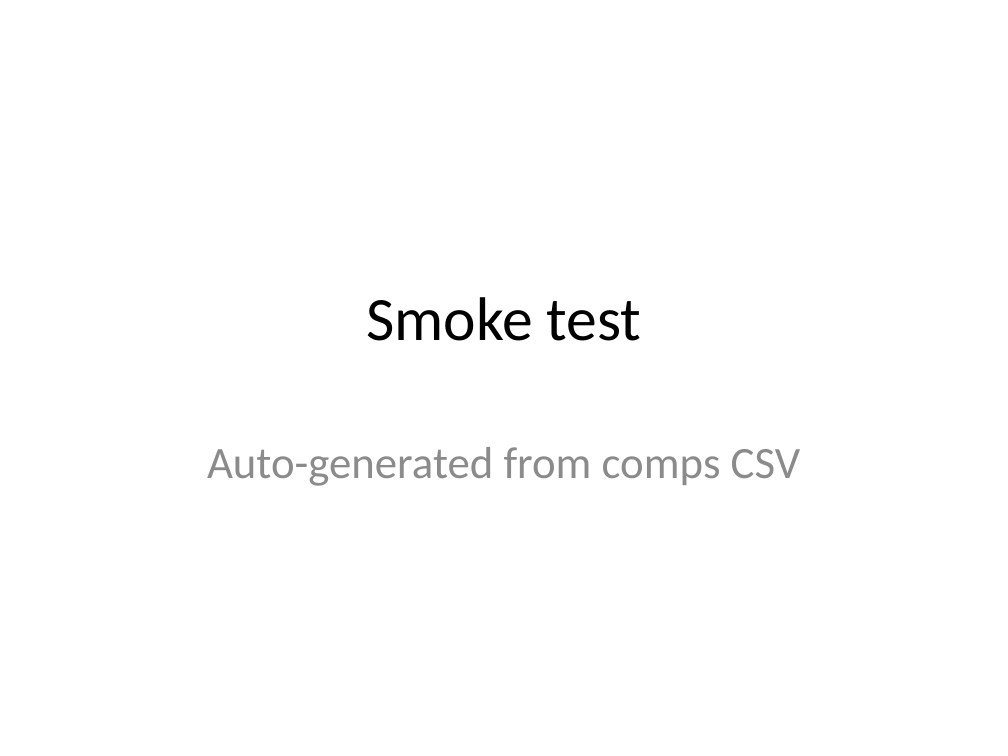
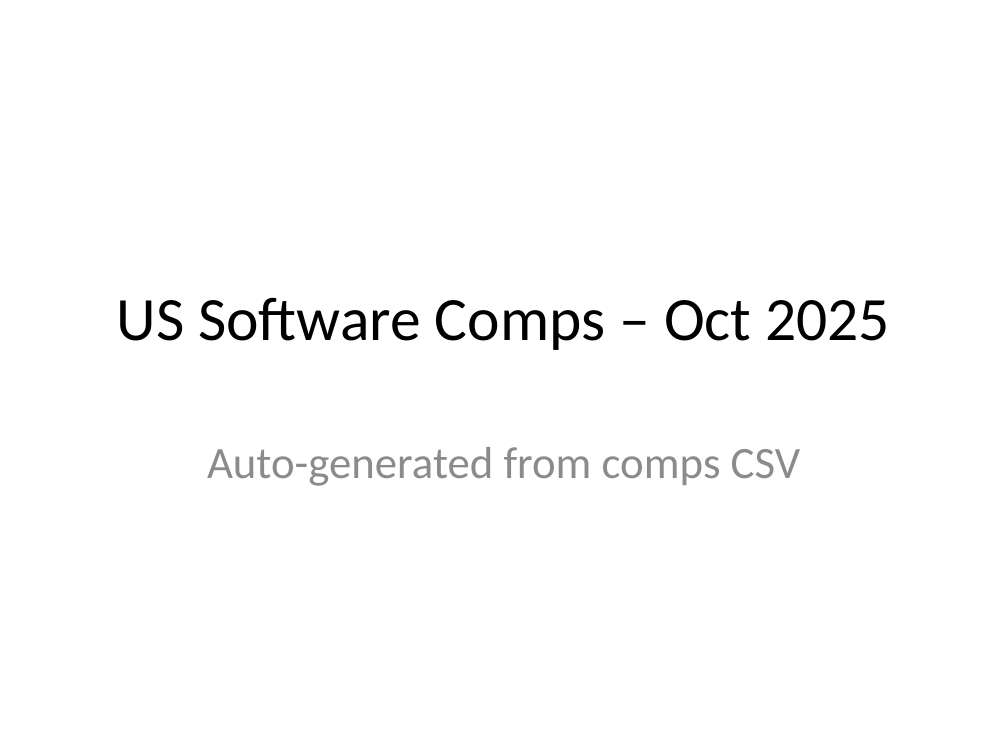
Before and after one commit to Mateusz-Olejniczak/ib_pitch_kit, a slide deck: slide 1 of output/test_run.pptx. Drawn at 1008x756 pixels with LibreOffice and Linux fonts; fonts in the diff are those of the drawing. Boxes give left, top, right and bottom in pixels: in the first picture for what was removed or moved away, otherwise in the second. Text is boxed around its words. In the diff, an @@ line names an element or a change of style, - is before the commit and + after.

```diff
--- a/output/test_run.pptx
+++ b/output/test_run.pptx
@@ title at (x1=117, y1=297, x2=890, y2=350): text changed @@
-Smoke test
+US Software Comps – Oct 2025
```
Also in this commit, not shown: 1 slide added, 1 slide removed, 1 other file.
